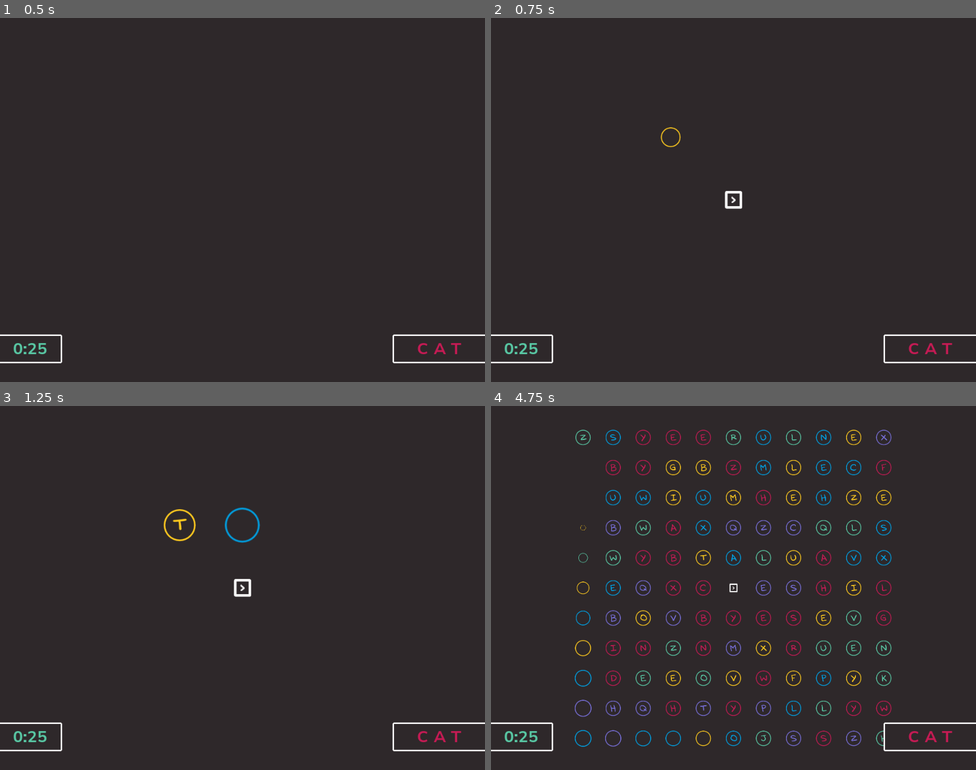
Above: before the commit, frames 1-4 (two rows, left to right).
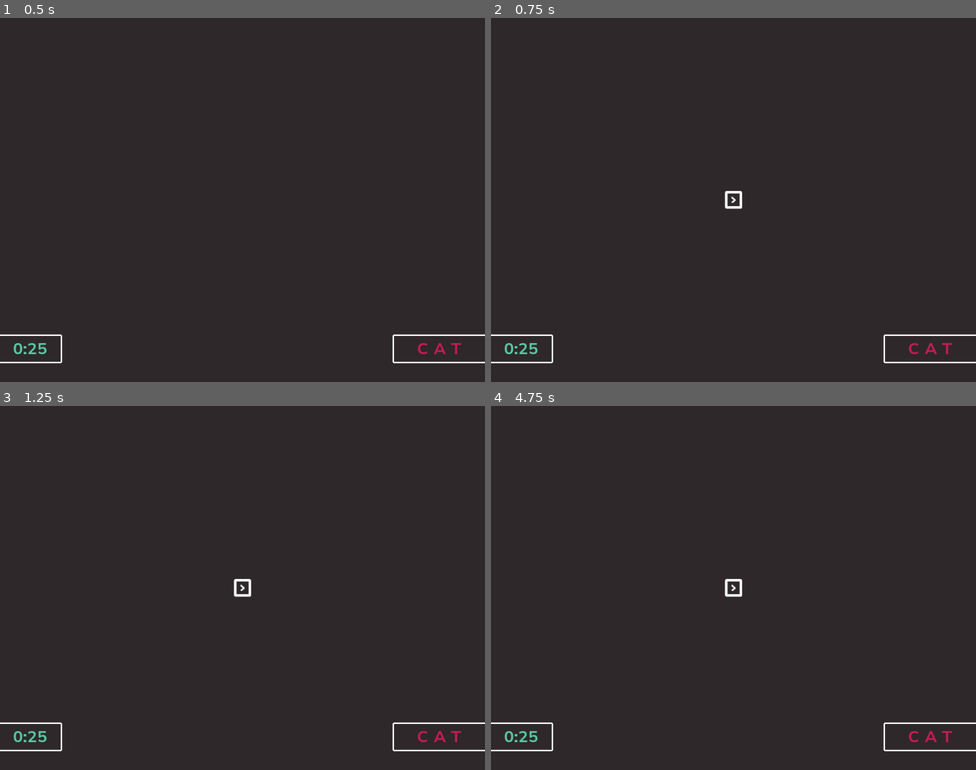
Above: after the commit, the same moments.

Repository: gontzalve/SSLS
Game: Godot game, scene res://scenes/game/main/main.tscn
Same seed, same stepped clock (60 frames per second), same inputs: the game is played once before the commit and once after it.
Inputs (mouse positions are in pixels of both pictures, inside the frame that each line leads up to):
- Up to frame 1 (0.5 s): no input
- Up to frame 2 (0.75 s): tap Enter at 0.5 s; move the mouse to (840, 181) at 0.52 s; hold D (move_right) from 0.53 s (still down); click (840, 181) at 0.6 s
- Up to frame 3 (1.25 s): keep holding D (move_right)
- Up to frame 4 (4.75 s): move the mouse to (636, 606) at 1.27 s; release D (move_right) at 1.28 s; hold S (move_down) 1.28-2.03 s; tap Mouse wheel up (zoom_in) at 1.35, 3.6 s; move the mouse to (782, 507) at 2.02 s; hold D (move_right) 2.03-2.78 s; tap Mouse wheel down (zoom_out) at 2.1, 4.35 s; move the mouse to (709, 660) at 2.77 s; hold W (move_up) 2.78-3.53 s; click (709, 660) at 2.85 s; move the mouse to (879, 642) at 3.52 s; hold A (move_left) from 3.53 s (still down); move the mouse to (588, 533) at 4.27 s

Frame 1 is identical in both runs. In frame 2, less than 0.1% of the frame differs, in the area x 34-40%, y 30-36%; in frame 3, 0.3%; in frame 4, 5.2%, in the area x 17-83%, y 6-94%.
Error after the commit: Invalid call. Nonexistent function 'load_word_level' in base 'Node2D (level_controller.gd)'. (res://scenes/game/main/main_controller.gd:31)

Commit message:
Improve level generation algorithm

Diff:
--- a/data/word_levels/word_levels.gd
+++ b/data/word_levels/word_levels.gd
@@ -1,9 +1,16 @@
 extends Resource
 
 @export var words: Array[String]
+@export var durations: Array[float]
 
 
 func get_level_word(level_index: int) -> String:
 	if level_index >= words.size():
 		return "-"
 	return words[level_index]
+
+
+func get_level_duration(level_index: int) -> float:
+	if level_index >= durations.size():
+		return -1
+	return durations[level_index]
--- a/data/word_levels/word_levels.tres
+++ b/data/word_levels/word_levels.tres
@@ -5,3 +5,4 @@
 [resource]
 script = ExtResource("1_n0jam")
 words = Array[String](["CAT", "HOUSE", "PIDGEON", "SCHOOL", "XANAX", "WYVERN", "DOOHICKEY", "SNOLLYGOSTER", "EXPERGEFACTOR", "WHATCHAMACALLIT"])
+durations = Array[float]([10.0, 15.0, 15.0, 20.0, 20.0, 20.0, 30.0, 40.0, 45.0, 60.0])
--- a/scenes/game/levels/level_controller.gd
+++ b/scenes/game/levels/level_controller.gd
@@ -5,18 +5,31 @@
 
 @export var word_levels: Resource
 
+var current_level_word: String
+var current_level_duration: float
+
 
 func _ready() -> void:
 	$LevelGenerator.level_ring_appeared.connect(_on_level_ring_appeared)
 	$LevelGenerator.level_created.connect(_on_level_created)
 
 
-func load_word_level(index: int) -> void:
+func create_word_level(index: int) -> void:
 	var level_word: String = word_levels.get_level_word(index)
 	if level_word == "-":
 		return
+	current_level_word = level_word
+	current_level_duration = word_levels.get_level_duration(index)
 	$LevelGenerator.clear_level()
 	$LevelGenerator.create_level(level_word)
+
+
+func get_current_level_word() -> String:
+	return current_level_word
+
+
+func get_current_level_duration() -> float:
+	return current_level_duration
 
 
 func clear_level() -> void:
--- a/scenes/game/levels/level_controller.tscn
+++ b/scenes/game/levels/level_controller.tscn
@@ -1,10 +1,11 @@
-[gd_scene load_steps=6 format=3 uid="uid://duqk6nnpkjlh1"]
+[gd_scene load_steps=7 format=3 uid="uid://duqk6nnpkjlh1"]
 
 [ext_resource type="PackedScene" uid="uid://d2mt4713epsq8" path="res://scenes/game/letter/letter.tscn" id="1_bllgx"]
 [ext_resource type="Script" path="res://scenes/game/levels/level_controller.gd" id="1_eklft"]
 [ext_resource type="Resource" uid="uid://dhfdr3120uqgx" path="res://data/alphabet/alphabet.tres" id="3_xfgl2"]
 [ext_resource type="Resource" uid="uid://e73ytwisfwps" path="res://data/word_levels/word_levels.tres" id="4_kuxe6"]
 [ext_resource type="Script" path="res://scenes/game/levels/level_generator.gd" id="5_q0ux3"]
+[ext_resource type="AudioStream" uid="uid://bqp56jh80yxre" path="res://sfxs/sfx_splash.wav" id="6_ny13k"]
 
 [node name="LevelController" type="Node2D"]
 script = ExtResource("1_eklft")
@@ -12,8 +13,12 @@
 
 [node name="LetterContainer" type="Node2D" parent="."]
 
-[node name="LevelGenerator" type="Node2D" parent="." node_paths=PackedStringArray("letter_container")]
+[node name="LevelGenerator" type="Node2D" parent="." node_paths=PackedStringArray("letter_container", "audio_player")]
 script = ExtResource("5_q0ux3")
 letter_scene = ExtResource("1_bllgx")
 alphabet_data = ExtResource("3_xfgl2")
 letter_container = NodePath("../LetterContainer")
+audio_player = NodePath("AudioStreamPlayer")
+sfx_ring = ExtResource("6_ny13k")
+
+[node name="AudioStreamPlayer" type="AudioStreamPlayer" parent="LevelGenerator"]
--- a/scenes/game/levels/level_generator.gd
+++ b/scenes/game/levels/level_generator.gd
@@ -6,13 +6,15 @@
 @export var letter_scene: PackedScene
 @export var alphabet_data: Resource
 @export var letter_container: Node2D
+@export var audio_player: AudioStreamPlayer
+@export var sfx_ring: AudioStream
 
 var letter_node_rings = []
 var origin_position: Vector2
 var letter_node_slot_distance: float
 
-const LETTER_COUNT: int = 180
-const LETTER_REPETITIONS: int = 4
+const LETTER_COUNT: int = 120
+const LETTER_REPETITIONS: int = 2
 
 const LETTER_NODE_RADIUS: float = 54.0
 const LETTER_NODE_RADIUS_PADDING: float = 8.0
@@ -22,7 +24,7 @@
 const SPAWN_SQUARE_INITIAL_RING_SIZE: int = 3
 const SPAWN_SQUARE_RING_SIZE_INCREASE_STEP: int = 2
 
-const LETTER_APPEAR_INITIAL_DELAY: float = 0.4
+const LETTER_RING_APPEAR_DELAY: float = 0.1
 
 
 func _ready() -> void:
@@ -136,10 +138,14 @@
 func _initialize_letter_characters(level_word: String) -> void:
 	var word_size = level_word.length()
 	var level_characters_count = word_size * LETTER_REPETITIONS
+	var available_rings: Array = range(1, letter_node_rings.size())
 	for i in range(level_characters_count):
-		var random_ring: int = randi_range(0, letter_node_rings.size() - 1)
+		var random_ring: int = available_rings.pick_random()
 		var random_slot: int = randi_range(0, letter_node_rings[random_ring].size() - 1)
 		letter_node_rings[random_ring][random_slot].set_letter_type(level_word[i % word_size])
+		available_rings.erase(random_ring)
+		if available_rings.is_empty():
+			available_rings = range(1, letter_node_rings.size())
 	for letter_ring in letter_node_rings:
 		for letter in letter_ring:
 			if not letter.has_letter_assigned():
@@ -154,27 +160,17 @@
 
 
 func _execute_letter_nodes_appear_sequence() -> void:
-	var appeared_letter_count: int = 0
 	for i in range(letter_node_rings.size()):
-		for j in range(letter_node_rings[i].size()):
-			letter_node_rings[i][j].appear()
-			var delay: float = _calculate_letter_appear_delay(appeared_letter_count)
-			delay = maxf(delay, 0.01)
-			await get_tree().create_timer(delay).timeout
-			appeared_letter_count += 1
+		for letter in letter_node_rings[i]:
+			letter.appear()
 		if i < letter_node_rings.size() - 1:
 			level_ring_appeared.emit()
-	await get_tree().create_timer(0.5).timeout
+		_play_ring_sfx(1.2 - i * 0.1)
+		await get_tree().create_timer(0.08).timeout
 	level_created.emit()
 
 
-func _calculate_letter_appear_delay(letter_index: int) -> float:
-	var delay: float = LETTER_APPEAR_INITIAL_DELAY
-	delay -= LETTER_APPEAR_INITIAL_DELAY * _ease_out_expo(letter_index / 36.0)
-	return delay
-
-
-func _ease_out_expo(x: float) -> float:
-	if x >= 1:
-		return 1
-	return 1 - pow(2, -10 * x)
+func _play_ring_sfx(pitch: float) -> void:
+	audio_player.pitch_scale = pitch
+	audio_player.stream = sfx_ring
+	audio_player.play()
